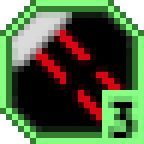
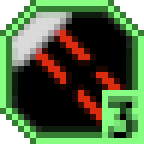
Before/after of a 144 × 144 layered artwork. What changed in the layer stack:
painted on "Level" over [102, 96, 138, 138]
painted on "Abgerundetes Rechteck 1" over [36, 30, 138, 138]
